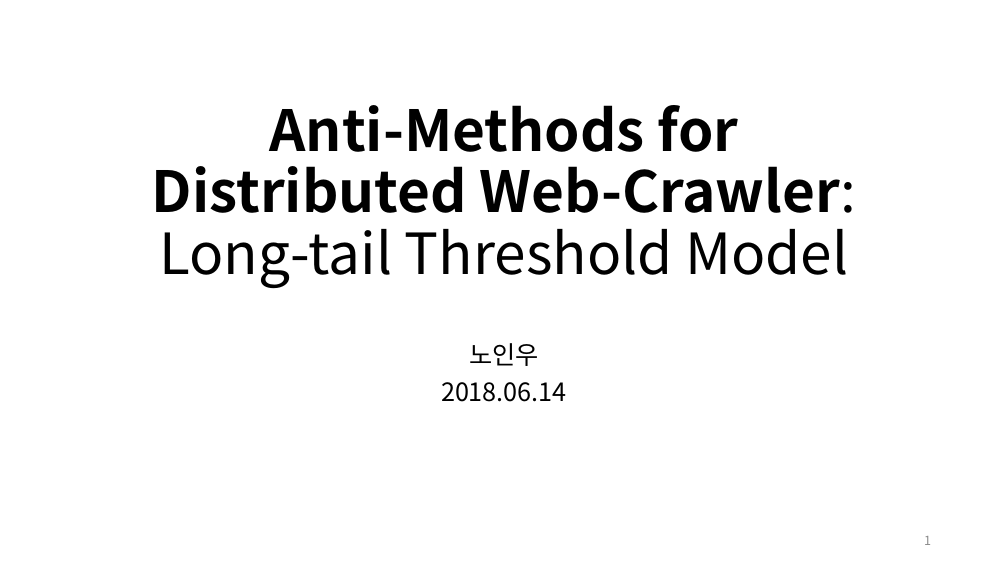
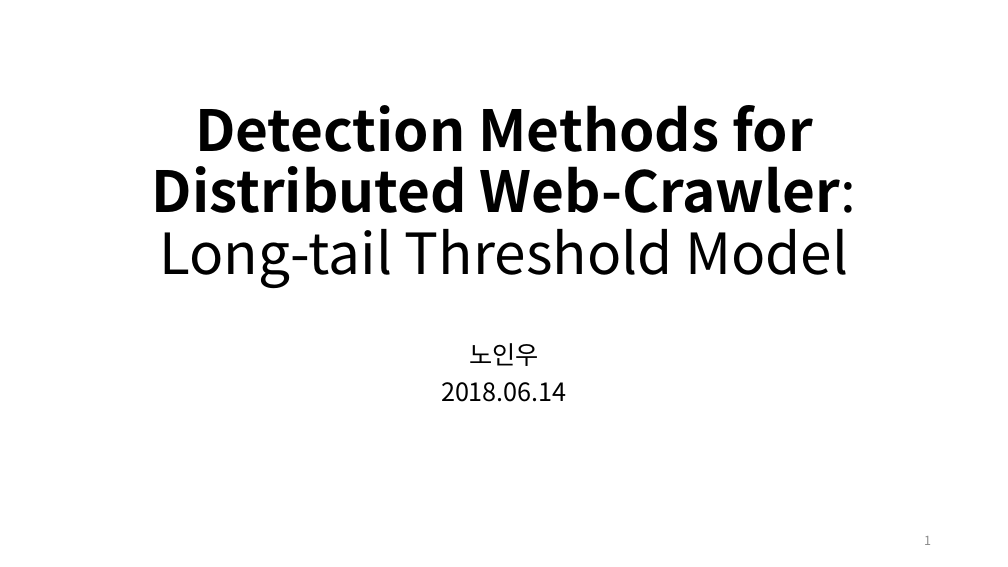
Before and after one commit to diemori/anti-crawler, a slide deck: slide 1 of 30_Presentation/AntiCrawlerLTM_노인우_20180611.pptx. Drawn at 1008x567 pixels with LibreOffice and Linux fonts; fonts in the diff are those of the drawing. Boxes give left, top, right and bottom in pixels: in the first picture for what was removed or moved away, otherwise in the second. Text is boxed around its words. In the diff, an @@ line names an element or a change of style, - is before the commit and + after.

```diff
--- a/30_Presentation/AntiCrawlerLTM_노인우_20180611.pptx
+++ b/30_Presentation/AntiCrawlerLTM_노인우_20180611.pptx
@@ title at (152,105,856,288): text changed @@
-Anti-Methods for Distributed Web-Crawler:
-Long-tail Threshold Model
+Detection Methods for Distributed Web-Crawler:
+Long-tail Threshold Model
```
Also in this commit, not shown: 3 other slides changed, 4 other files.
